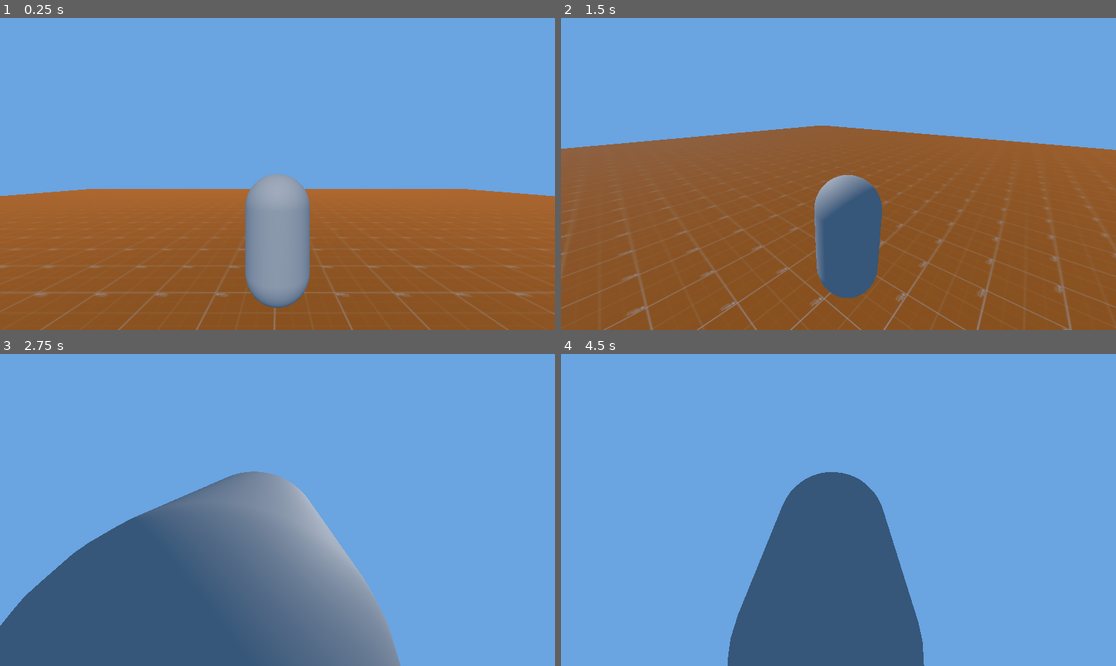
Above: before the commit, frames 1-4 (two rows, left to right).
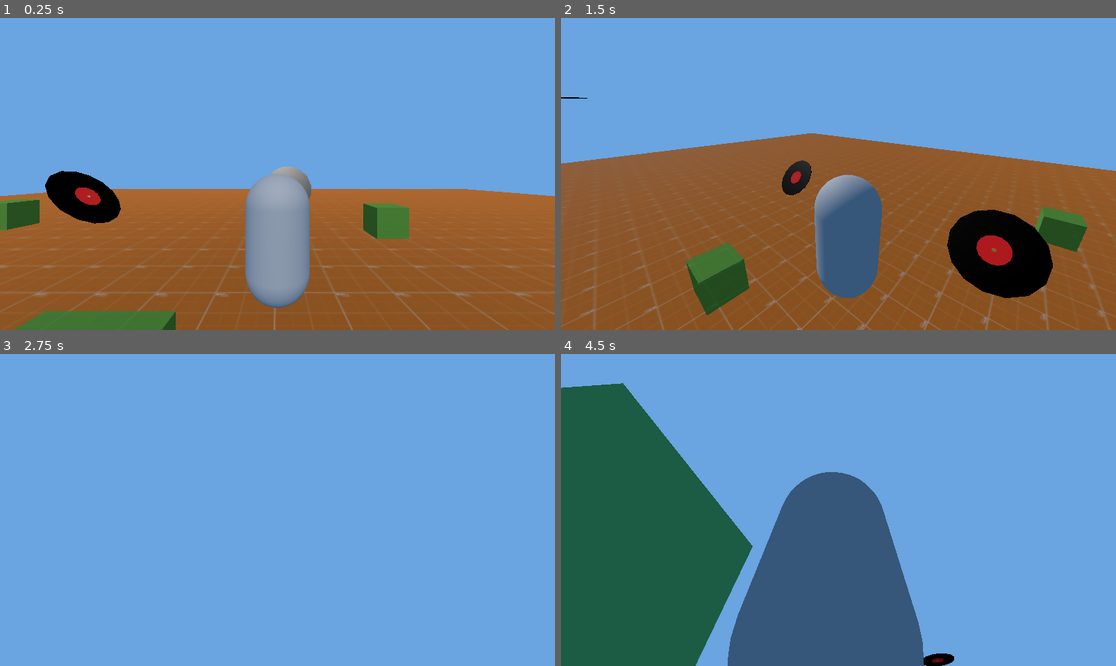
Above: after the commit, the same moments.

Repository: lewisjga/godot-learn
Game: Godot game, scene res://main.tscn
Two runs of this game, one before a commit and one after it. Both use one fixed random seed, a clock stepped at 60 frames per second and the inputs below.
Inputs (mouse positions are in pixels of both pictures, inside the frame that each line leads up to):
- Up to frame 1 (0.25 s): no input
- Up to frame 2 (1.5 s): move the mouse to (960, 158) at 0.52 s; hold D (move_right) 0.53-1.28 s; tap Space (jump) at 0.77 s; move the mouse to (727, 189) at 1.27 s; hold S (move_backward) from 1.28 s (still down)
- Up to frame 3 (2.75 s): tap Space (jump) at 1.52 s; move the mouse to (333, 441) at 2.02 s; release S (move_backward) at 2.03 s; hold D (move_right) from 2.03 s (still down)
- Up to frame 4 (4.5 s): tap Enter at 2.75 s; move the mouse to (810, 572) at 2.77 s; release D (move_right) at 2.78 s; hold W (move_forward) 2.78-3.53 s; tap Space (jump) at 3.02, 3.77 s; move the mouse to (1005, 556) at 3.52 s; hold A (move_left) from 3.53 s (still down); move the mouse to (672, 463) at 4.27 s

The runs differ from the first frame. In frame 1, 4.9% of the frame differs, in the area x 0-74%, y 47-100%; in frame 2, 15%; in frame 3, 31%, in the area x 0-73%, y 37-100%; in frame 4, 23%.

Commit message:
Added scoring, health, and hazards

Diff:
--- /dev/null
+++ b/hazard.gd
@@ -0,0 +1,18 @@
+extends Area3D
+
+@export var damage = 10
+@export var knockback_str = 20
+
+func _ready():
+	body_entered.connect(_on_pickup)
+
+func _on_pickup(body) -> void:
+	if not body is CharacterBody3D:
+		return
+	elif body is CharacterBody3D and (body.invuln_timer <= 0):
+		body.health -= damage
+		print(body.health)
+		body.invuln_timer = 1.0
+		var knockback_direction = (body.global_position - global_position).normalized()
+		body.velocity = knockback_direction * knockback_str
+		body.move_and_slide()
--- /dev/null
+++ b/hazard.tscn
@@ -0,0 +1,21 @@
+[gd_scene format=3 uid="uid://b2gjltmuy3fqa"]
+
+[ext_resource type="Script" uid="uid://cscwryiooty2f" path="res://hazard.gd" id="1_2d52u"]
+
+[sub_resource type="BoxMesh" id="BoxMesh_1vjne"]
+
+[sub_resource type="StandardMaterial3D" id="StandardMaterial3D_2d52u"]
+transparency = 1
+albedo_color = Color(0.14901961, 0.45490196, 0.14117648, 0.8)
+
+[sub_resource type="BoxShape3D" id="BoxShape3D_5jc4t"]
+
+[node name="GenericSlime" type="Area3D" unique_id=542823061]
+script = ExtResource("1_2d52u")
+
+[node name="Slime" type="MeshInstance3D" parent="." unique_id=952563983]
+mesh = SubResource("BoxMesh_1vjne")
+surface_material_override/0 = SubResource("StandardMaterial3D_2d52u")
+
+[node name="TouchMeToDie" type="CollisionShape3D" parent="." unique_id=2123183197]
+shape = SubResource("BoxShape3D_5jc4t")
--- a/main.gd
+++ b/main.gd
@@ -1 +1,13 @@
 extends Node
+
+const RECORD_SCENE = preload("res://record.tscn")
+const HAZARD_SCENE = preload("res://hazard.tscn")
+
+func _spawn_records(coords: Vector3):
+	var record = RECORD_SCENE.instantiate()
+	record.position = coords
+	add_child(record)
+
+func _ready() -> void:
+	_spawn_records(Vector3(15, 0, 20))
+	_spawn_records(Vector3(1, 5, 12))
--- a/main.tscn
+++ b/main.tscn
@@ -3,6 +3,8 @@
 [ext_resource type="Script" uid="uid://bbmskfijjso6k" path="res://main.gd" id="1_ig7tw"]
 [ext_resource type="Script" uid="uid://dq6unrm0xldul" path="res://player.gd" id="2_0xm2m"]
 [ext_resource type="Texture2D" uid="uid://cx25jp8uupgpe" path="res://godot-theme-prototype-textures-v0-pev67seeqtac1.png" id="3_h2yge"]
+[ext_resource type="PackedScene" uid="uid://b2gjltmuy3fqa" path="res://hazard.tscn" id="4_1bvp3"]
+[ext_resource type="PackedScene" uid="uid://ddf4atp0xbfxq" path="res://record.tscn" id="5_lquwl"]
 
 [sub_resource type="CapsuleShape3D" id="CapsuleShape3D_ig7tw"]
 
@@ -31,7 +33,6 @@
 
 [node name="Player" type="CharacterBody3D" parent="." unique_id=1916642939]
 transform = Transform3D(1, 0, 0, 0, 1, 0, 0, 0, 1, 0, 1.1894561, 0)
-collision_layer = 2
 script = ExtResource("2_0xm2m")
 
 [node name="CameraPivot" type="Node3D" parent="Player" unique_id=2004060448]
@@ -66,3 +67,21 @@
 
 [node name="DirectionalLight3D" type="DirectionalLight3D" parent="." unique_id=1520999702]
 transform = Transform3D(1, 0, 0, 0, 0.74651045, 0.6653737, 0, -0.6653737, 0.74651045, 0, 3.4350276, 3.1633167)
+
+[node name="GenericSlime" parent="." unique_id=542823061 instance=ExtResource("4_1bvp3")]
+transform = Transform3D(1, 0, 0, 0, 1, 0, 0, 0, 1, -1.2781105, 0.5005002, 1.9437706)
+
+[node name="GenericSlime2" parent="." unique_id=1167407680 instance=ExtResource("4_1bvp3")]
+transform = Transform3D(1, 0, 0, 0, 1, 0, 0, 0, 1, -10.205379, 0.5005002, -4.793447)
+
+[node name="GenericSlime3" parent="." unique_id=1627894966 instance=ExtResource("4_1bvp3")]
+transform = Transform3D(1, 0, 0, 0, 1, 0, 0, 0, 1, 3.5658321, 0.5005002, -3.7719502)
+
+[node name="Record" parent="." unique_id=607051743 instance=ExtResource("5_lquwl")]
+transform = Transform3D(0.64123535, 0.76734424, 0, -0.76734424, 0.64123535, 0, 0, 0, 1, -6.240489, 1.1403408, 5.2078533)
+
+[node name="Record2" parent="." unique_id=2053267230 instance=ExtResource("5_lquwl")]
+transform = Transform3D(0.028828872, -1.1828805e-09, -0.9995844, -0.9498166, 0.3116054, -0.027393527, 0.31147584, 0.95021164, 0.008983232, 0.44333076, 1.4325469, -5.6492333)
+
+[node name="Record3" parent="." unique_id=520714358 instance=ExtResource("5_lquwl")]
+transform = Transform3D(0.6257193, 0.7800483, 0, -0.7800483, 0.6257193, 0, 0, 0, 1, -5.78281, 1.3607962, -3.1997163)
--- a/player.gd
+++ b/player.gd
@@ -5,12 +5,15 @@
 
 @export_range(0.0, 1.0) var mouse_sensitivity = 0.01
 @export var tilt_limit = deg_to_rad(75)
+@export var health = 100
 @export var speed = 5.0
 @export var acceleration = 4.0
 @export var jump_speed = 8.0
 @export var coyote_time = 0.2
 @export var jump_buffer_time = 0.4
 @export var jump_cut_factor = 0.8
+@export var invuln_timer = 0.0
+@export var rep = 0
 
 var gravity = ProjectSettings.get_setting("physics/3d/default_gravity")
 var coyote_timer = 0.0
@@ -20,6 +23,7 @@
 func _physics_process(delta: float):
 	coyote_timer -= delta
 	jump_buffer_timer -= delta
+	invuln_timer -= delta
 
 	if is_on_floor():
 		coyote_timer = coyote_time
--- /dev/null
+++ b/record.gd
@@ -0,0 +1,14 @@
+extends Area3D
+
+@export var value = 25
+
+func _ready():
+	body_entered.connect(_on_pickup)
+
+func _on_pickup(body) -> void:
+	if not body is CharacterBody3D:
+		return
+	else:
+		body.rep += value
+		print("Mad respect, yo")
+		queue_free()
--- /dev/null
+++ b/record.tscn
@@ -0,0 +1,43 @@
+[gd_scene format=3 uid="uid://ddf4atp0xbfxq"]
+
+[ext_resource type="Script" uid="uid://dgsv8wcr0km4a" path="res://record.gd" id="1_egwgl"]
+
+[sub_resource type="CylinderShape3D" id="CylinderShape3D_gderf"]
+height = 0.05
+radius = 1.0
+
+[sub_resource type="StandardMaterial3D" id="StandardMaterial3D_gderf"]
+albedo_color = Color(0, 0, 0, 1)
+metallic = 0.32
+roughness = 0.35
+
+[sub_resource type="StandardMaterial3D" id="StandardMaterial3D_egwgl"]
+albedo_color = Color(0.85490197, 0.078431375, 0.078431375, 1)
+
+[node name="Record" type="Area3D" unique_id=607051743]
+script = ExtResource("1_egwgl")
+
+[node name="Collision" type="CollisionShape3D" parent="." unique_id=1417366799]
+shape = SubResource("CylinderShape3D_gderf")
+
+[node name="Mesh" type="CSGCombiner3D" parent="." unique_id=21054107]
+
+[node name="Vinyl" type="CSGCylinder3D" parent="Mesh" unique_id=1630622805]
+transform = Transform3D(1, 0, 0, 0, 0.013113499, 0, 0, 0, 1, 0, 0, 0)
+radius = 1.0
+sides = 15
+material = SubResource("StandardMaterial3D_gderf")
+
+[node name="Label" type="CSGCylinder3D" parent="Mesh" unique_id=1135027057]
+transform = Transform3D(1, 0, 0, 0, 0.013113499, 0, 0, 0, 1, 0, 0, 0)
+radius = 0.35
+height = 3.0
+sides = 15
+material = SubResource("StandardMaterial3D_egwgl")
+
+[node name="Hole" type="CSGCylinder3D" parent="Mesh" unique_id=928960427]
+transform = Transform3D(1, 0, 0, 0, 0.013113499, 0, 0, 0, 1, 0, 0, 0)
+operation = 2
+radius = 0.05
+height = 4.0
+sides = 15
Not shown, added: hazard.gd.uid
Not shown, added: record.gd.uid
